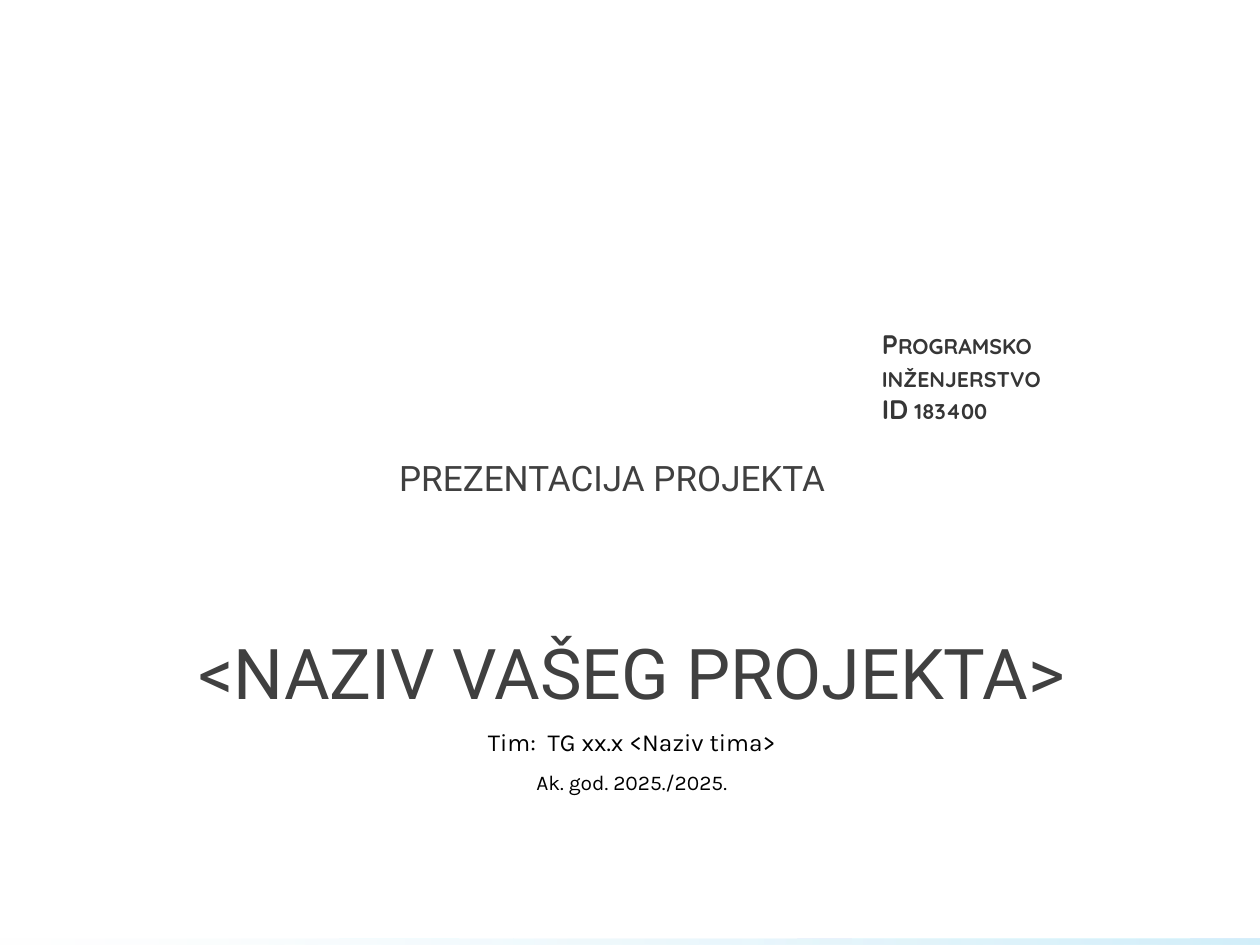
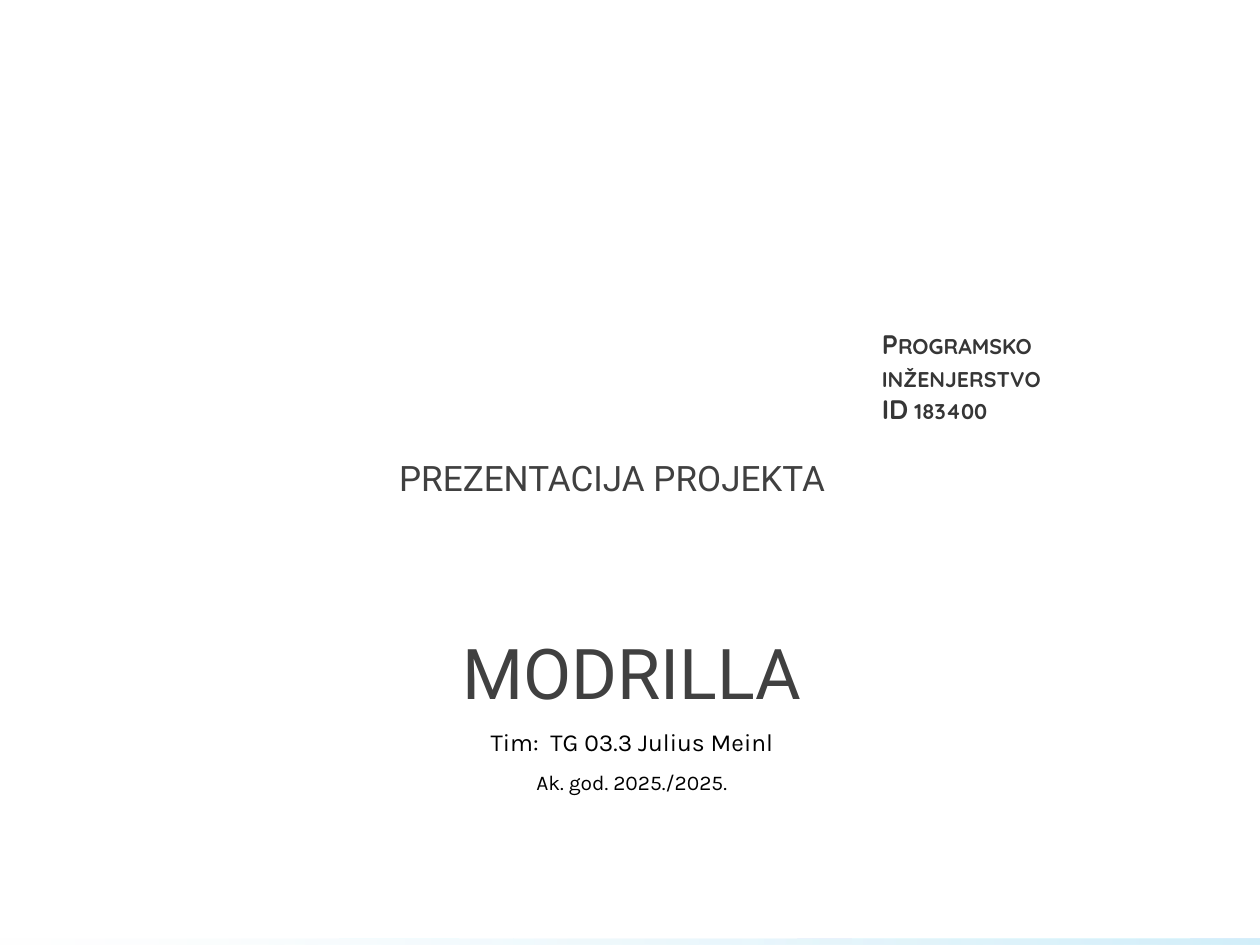
Before and after one commit to rokoKnin/ProgiG03.3_JuliusMeinl, a slide deck: slide 1 of documentation/PROINZ_TG03.3_Bluedilla.pptx. Drawn at 1260x945 pixels with LibreOffice and Linux fonts; fonts in the diff are those of the drawing; background and template pictures are left out. Boxes give left, top, right and bottom in pixels: in the first picture for what was removed or moved away, otherwise in the second. Text is boxed around its words. In the diff, an @@ line names an element or a change of style, - is before the commit and + after.

```diff
--- a/documentation/PROINZ_TG03.3_Bluedilla.pptx
+++ b/documentation/PROINZ_TG03.3_Bluedilla.pptx
@@ title at <box>462,648,801,700</box>: text changed @@
-<NAZIV VAŠEG PROJEKTA>
+MODRILLA
@@ subtitle at <box>491,734,773,752</box>: text changed @@
-Tim: TG xx.x <Naziv tima>
+Tim: TG 03.3 Julius Meinl
```
Also in this commit, not shown: 6 other slides changed, 10 slides added, 7 slides removed, 2 other files.
